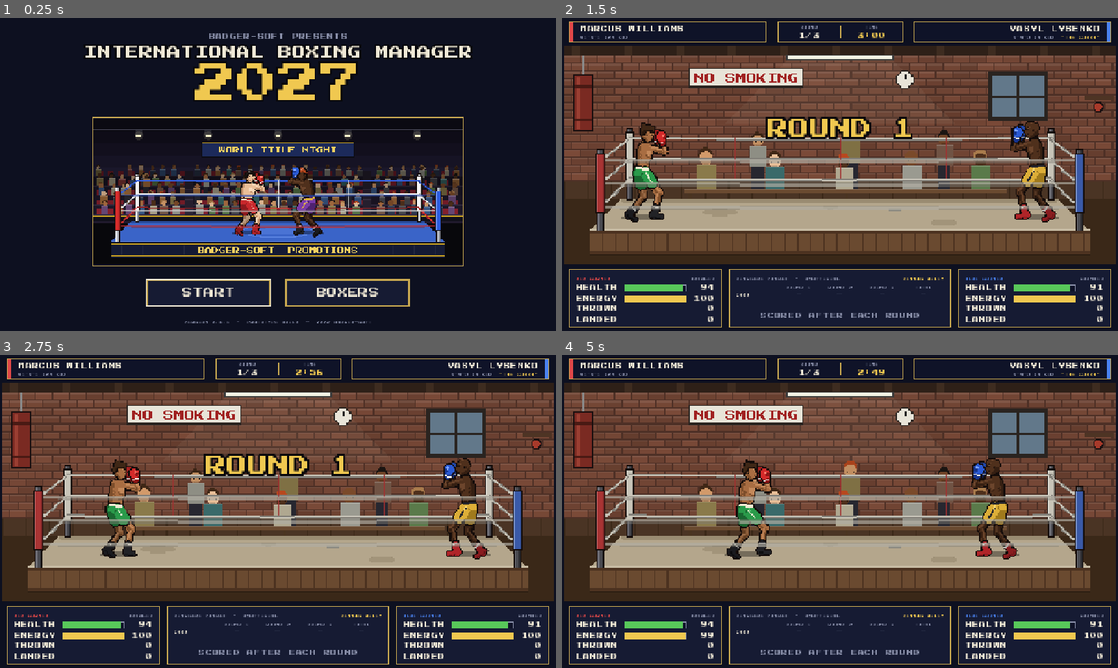
Above: before the commit, frames 1-4 (two rows, left to right).
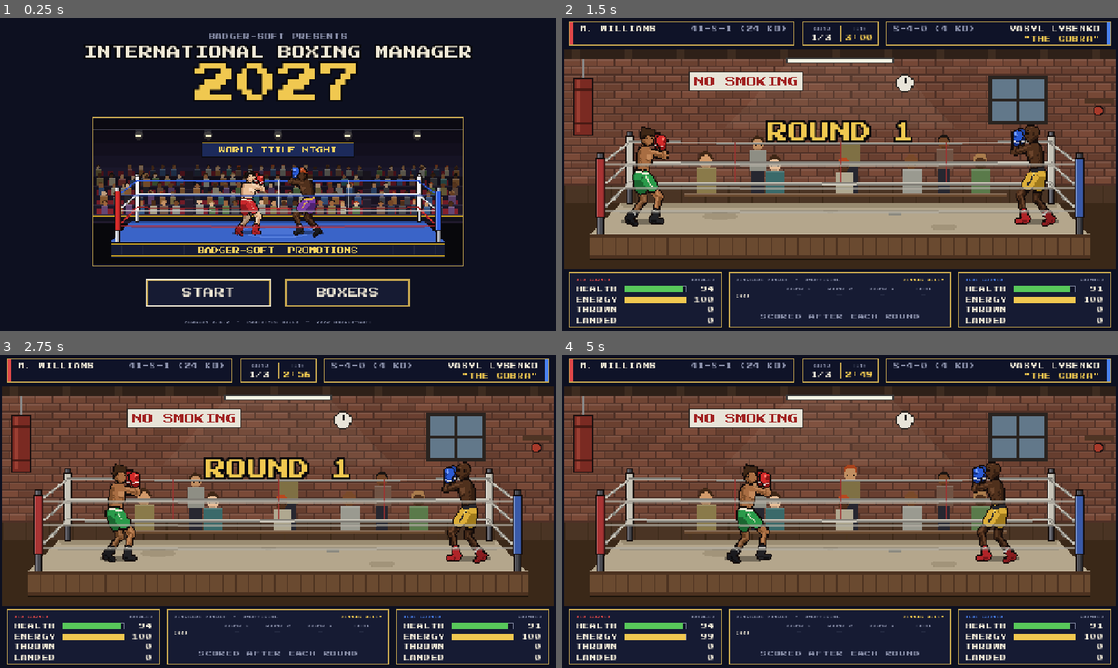
Above: after the commit, the same moments.

Repository: badgersoft/IBM27
Game: Godot game, scene res://scenes/main_menu.tscn
The game is run twice, just before and just after one commit, with the same random seed, the same clock (stepped at 60 frames per second) and the same inputs.
Inputs (mouse positions are in pixels of both pictures, inside the frame that each line leads up to):
- Up to frame 1 (0.25 s): no input
- Up to frame 2 (1.5 s): click "START" at 0.5 s; tap Enter (ui_accept) at 1.25 s; move the mouse to (840, 155) at 1.27 s; click (840, 155) at 1.42 s
- Up to frame 3 (2.75 s): tap Enter (ui_accept) at 1.52, 2.27 s; move the mouse to (166, 527) at 2.02 s; click (166, 527) at 2.17 s
- Up to frame 4 (5 s): move the mouse to (895, 442) at 2.77 s; click (895, 442) at 2.92 s; move the mouse to (812, 574) at 3.52 s; click (812, 574) at 3.67 s; tap Enter (ui_accept) at 3.77, 4.52 s; move the mouse to (1006, 558) at 4.27 s; click (1006, 558) at 4.42 s

The runs differ from the first frame. In frame 1, less than 0.1% of the frame differs, in the area x 40-42%, y 96-98%; in frame 2, 34%, in the area x 0-100%, y 1-98%; in frame 3, 34%; in frame 4, 34%.

Commit message:
0.1.2: bigger name plates, winner billed with nickname
- Name plates 520 x 56: name and record on the top line, nickname under
  the name, all 16 px; long names shortened to an initial and surname.
- Score bug narrowed to 176 x 56 and the panels under the ring trimmed to
  128 px to make room; spacing re-measured so text sits evenly.
- The winner is announced as FIRST "NICKNAME" LAST.
- Version 0.1.2 and changelog entry.

Co-Authored-By: Claude Opus 5.5 <noreply@anthropic.com>
Claude-Session: https://claude.ai/code/session_01PF6KKrB4uHprcLjw7ppdzy

Diff:
--- a/project.godot
+++ b/project.godot
@@ -12,7 +12,7 @@
 
 config/name="International Boxing Manager 2027"
 config/description="An ode to 1985's Barry McGuigan World Championship Boxing. By Badger-soft."
-config/version="0.1.1"
+config/version="0.1.2"
 run/main_scene="res://scenes/main_menu.tscn"
 config/features=PackedStringArray("4.7", "GL Compatibility")
 boot_splash/bg_color=Color(0.051, 0.063, 0.125, 1)
--- a/scripts/data/boxer_data.gd
+++ b/scripts/data/boxer_data.gd
@@ -69,11 +69,11 @@
 	return "%s %s" % [first_name, last_name]
 
 
-## "Barry 'The Badger' McGuigan" - or the plain name when there is no nickname.
+## 'Barry "The Badger" McGuigan' - or the plain name when there is no nickname.
 func billing_name() -> String:
 	if nickname.is_empty():
 		return display_name()
-	return "%s '%s' %s" % [first_name, nickname, last_name]
+	return "%s \"%s\" %s" % [first_name, nickname, last_name]
 
 
 ## "Belfast, GBR"
--- a/scripts/ui/fight_screen.gd
+++ b/scripts/ui/fight_screen.gd
@@ -6,16 +6,16 @@
 ##
 ## Layout (1280 x 720 design frame, 8 px margins between every block):
 ##
-##   y   8 - 56   [ RED NAMEPLATE ]   [ SCORE BUG ]   [ BLUE NAMEPLATE ]
-##   y  64 - 568  [                 ARENA (424 x 168 x3)               ]
-##   y 576 - 712  [ RED PANEL ]      [ SCORECARD ]      [ BLUE PANEL ]
+##   y   8 - 64   [ RED NAMEPLATE ] [ SCORE BUG ] [ BLUE NAMEPLATE ]
+##   y  72 - 576  [                ARENA (424 x 168 x3)              ]
+##   y 584 - 712  [ RED PANEL ]     [ SCORECARD ]     [ BLUE PANEL ]
 ##
 ## This script only wires things together. The fight itself is FightSim, the
 ## ring and boxers are ArenaView, and each panel is its own small widget.
 
 const FRAME_SIZE := Vector2(1280, 720)
 const ARENA_SCALE := 3
-const ARENA_POS := Vector2(4, 64)
+const ARENA_POS := Vector2(4, 72)
 const MARGIN := 8
 const INTRO_AUTO_START := 12.0   ## Seconds before the fight starts by itself.
 const RESULT_DELAY := 3.0        ## Seconds after the final bell before the verdict.
--- a/scripts/ui/fighter_panel.gd
+++ b/scripts/ui/fighter_panel.gd
@@ -1,6 +1,6 @@
 class_name FighterPanel
 extends Control
-## Live condition and punch stats for one boxer (352 x 136).
+## Live condition and punch stats for one boxer (352 x 128).
 ##
 ##   RED CORNER                      BOXER
 ##   HEALTH   [##########      ]      87
@@ -11,13 +11,13 @@
 ## Column positions are constants so both panels line up exactly.
 
 const W := 352
-const H := 136
+const H := 128
 const PAD := 16
 const LABEL_W := 112
 const BAR_W := 144
 const BAR_H := 16
 const VALUE_W := 64
-const FIRST_ROW_Y := 32
+const FIRST_ROW_Y := 27
 
 var _health_bar: ProgressBar
 var _energy_bar: ProgressBar
@@ -33,8 +33,8 @@
 	var corner_name := "RED CORNER" if corner == 0 else "BLUE CORNER"
 	var title := UiTheme.label(corner_name, UiTheme.CAPTION, Palette.corner_color(corner))
 	var style := UiTheme.label(boxer.style_name().to_upper(), UiTheme.CAPTION, Palette.UI_TEXT_DIM, HORIZONTAL_ALIGNMENT_RIGHT)
-	add_child(UiTheme.place(title, PAD, 12, W / 2.0 - PAD, 12))
-	add_child(UiTheme.place(style, W / 2.0, 12, W / 2.0 - PAD, 12))
+	add_child(UiTheme.place(title, PAD, 7, W / 2.0 - PAD, 12))
+	add_child(UiTheme.place(style, W / 2.0, 7, W / 2.0 - PAD, 12))
 
 	var rows := ["HEALTH", "ENERGY", "THROWN", "LANDED"]
 	for i in rows.size():
--- a/scripts/ui/nameplate.gd
+++ b/scripts/ui/nameplate.gd
@@ -1,17 +1,25 @@
 class_name Nameplate
 extends Control
-## Boxer name plate shown above the ring (456 x 48).
+## Boxer name plate shown above the ring (520 x 56).
 ##
-##   |#| MARCUS JOHNSON                          <- name, BODY size
-##   |#| "THE HAMMER"   22-3-1 (14 KO)           <- caption size
+##   |#| MARCUS JOHNSON                    22-3-1 (14 KO)   <- name, record
+##   |#| "THE HAMMER"                                       <- nickname
 ##
-## The red corner's plate reads from the left with its colour stripe on the
-## left; the blue corner's plate is the mirror image.
+## Everything is 16 px text. The name and nickname sit nearest the colour
+## stripe; the record is at the far end of the top line. The red corner's
+## plate reads from the left with its stripe on the left; the blue corner's
+## plate is the mirror image. A name too long to share the line with the
+## record is shortened to an initial and surname ("T. WASHINGTON").
+##
+## Rows (measured on screen): 8 px border-to-name, 8 px name-to-nickname and
+## 8 px nickname-to-border. The label tops below include the font's leading.
 
-const W := 456
-const H := 48
+const W := 520
+const H := 56
 const STRIPE := 8
 const PAD := 16
+const NAME_Y := 6
+const NICK_Y := 28
 
 
 func setup(boxer: BoxerData, corner: int) -> void:
@@ -25,28 +33,22 @@
 
 	var text_x := 2 + STRIPE + PAD if left_side else PAD
 	var text_w := W - (2 + STRIPE + PAD) - PAD
-	var align := HORIZONTAL_ALIGNMENT_LEFT if left_side else HORIZONTAL_ALIGNMENT_RIGHT
+	var near := HORIZONTAL_ALIGNMENT_LEFT if left_side else HORIZONTAL_ALIGNMENT_RIGHT
+	var far := HORIZONTAL_ALIGNMENT_RIGHT if left_side else HORIZONTAL_ALIGNMENT_LEFT
 
-	var name_label := UiTheme.label(boxer.display_name().to_upper(), UiTheme.BODY, Palette.UI_TEXT, align)
-	UiTheme.fit(name_label, text_w)
-	add_child(UiTheme.place(name_label, text_x, 6, text_w, 24))
+	var record_text := boxer.record_with_kos()
+	var record := UiTheme.label(record_text, UiTheme.BODY, Palette.UI_TEXT_DIM, far)
+	add_child(UiTheme.place(record, text_x, NAME_Y, text_w, UiTheme.ROW_H))
 
-	var line := HBoxContainer.new()
-	line.add_theme_constant_override("separation", UiTheme.GAP)
-	line.alignment = BoxContainer.ALIGNMENT_BEGIN if left_side else BoxContainer.ALIGNMENT_END
-	line.mouse_filter = Control.MOUSE_FILTER_IGNORE
-	add_child(UiTheme.place(line, text_x, 30, text_w, 12))
-	var nick := UiTheme.label("", UiTheme.CAPTION, Palette.UI_GOLD)
-	var record := UiTheme.label(boxer.record_with_kos(), UiTheme.CAPTION, Palette.UI_TEXT_DIM)
-	nick.clip_text = false
-	record.clip_text = false
+	var name_w := text_w - record_text.length() * UiTheme.CHAR_W - UiTheme.GAP
+	var name_text := boxer.display_name().to_upper()
+	if name_text.length() * UiTheme.CHAR_W > name_w:
+		name_text = "%s. %s" % [boxer.first_name.substr(0, 1).to_upper(), boxer.last_name.to_upper()]
+	var name_label := UiTheme.label(name_text, UiTheme.BODY, Palette.UI_TEXT, near)
+	UiTheme.fit(name_label, name_w)
+	var name_x := text_x if left_side else text_x + text_w - name_w
+	add_child(UiTheme.place(name_label, name_x, NAME_Y, name_w, UiTheme.ROW_H))
+
 	if not boxer.nickname.is_empty():
-		nick.text = "\"%s\"" % boxer.nickname.to_upper()
-	# Keep the nickname nearest the stripe on both plates.
-	if left_side:
-		line.add_child(nick)
-		line.add_child(record)
-	else:
-		line.add_child(record)
-		line.add_child(nick)
-	nick.visible = not nick.text.is_empty()
+		var nick := UiTheme.label("\"%s\"" % boxer.nickname.to_upper(), UiTheme.BODY, Palette.UI_GOLD, near)
+		add_child(UiTheme.place(nick, text_x, NICK_Y, text_w, UiTheme.ROW_H))
--- a/scripts/ui/result_band.gd
+++ b/scripts/ui/result_band.gd
@@ -16,7 +16,8 @@
 ##
 ## The top line is the announcer's lead-in and the bigger line under it the
 ## payoff: each judge's name, then his score, then "AND THE WINNER, BY ...
-## DECISION..." and the name. As each judge is read out his row of the
+## DECISION..." and the name, billed with any nickname between first name
+## and surname (JAKE "MAMMOTH" HARRIS!). As each judge is read out his row of the
 ## official scorecard under the ring is filled in (judge_revealed).
 ## A stoppage gets to the name quickly. Tap, click or Space skips to the end.
 
@@ -156,7 +157,7 @@
 	if winner >= 0:
 		var kind := {"UD": "UNANIMOUS", "SD": "SPLIT", "MD": "MAJORITY"}[result["method"]] as String
 		lead_in = "AND THE WINNER, BY %s DECISION..." % kind
-		verdict = "%s!" % boxers[winner].display_name().to_upper()
+		verdict = "%s!" % boxers[winner].billing_name().to_upper()
 		colour = Palette.corner_color(winner)
 	_at(verdict_at, _say.bind(lead_in, "", Palette.UI_TEXT))
 	_at(verdict_at + WINNER_PAUSE, _announce.bind(lead_in, verdict, colour))
@@ -171,7 +172,7 @@
 	var lead_in := "AND THE WINNER, BY %s IN ROUND %d AT %s..." % [how, result["round"], result["time"]]
 	_at(STOPPAGE_VERDICT_AT, _say.bind(lead_in, "", Palette.UI_TEXT))
 	var name_at := STOPPAGE_VERDICT_AT + WINNER_PAUSE
-	_at(name_at, _announce.bind(lead_in, "%s!" % boxers[winner].display_name().to_upper(), Palette.corner_color(winner)))
+	_at(name_at, _announce.bind(lead_in, "%s!" % boxers[winner].billing_name().to_upper(), Palette.corner_color(winner)))
 	_at(name_at + BUTTONS_AFTER, _show_buttons)
 
 
--- a/scripts/ui/score_bug.gd
+++ b/scripts/ui/score_bug.gd
@@ -1,24 +1,24 @@
 class_name ScoreBug
 extends Control
-## TV-style score bug showing the round and the fight clock (288 x 48).
+## TV-style score bug showing the round and the fight clock (176 x 56).
 ##
-##   +-----------------+-----------------+
-##   |      ROUND      |      TIME       |   <- captions, 8 px
-##   |       1/3       |      2:47       |   <- values, 16 px
-##   +-----------------+-----------------+
+##   +----------+----------+
+##   |  ROUND   |   TIME   |   <- captions, 8 px
+##   |   1/3    |   2:47   |   <- values, 16 px
+##   +----------+----------+
 ##
-## Kept deliberately sparse: two cells, two sizes of text, 8 px of air between
-## the border, the caption, the value and the border again.
+## Kept deliberately sparse: two cells, two sizes of text, with even air
+## between the border, the caption, the value and the border again.
 
-const W := 288
-const H := 48
+const W := 176
+const H := 56
 const HALF := W / 2
 ## Label tops, chosen (and measured on screen) so the visible letters sit with
-## equal space around them: 8 px border-to-caption, 7 px caption-to-value,
-## 8 px value-to-border. Label boxes include the font's internal leading, which
-## is why these are not simply 8 and 24.
-const CAPTION_Y := 3
-const VALUE_Y := 21
+## even space around them: 11 px border-to-caption, 9 px caption-to-value,
+## 11 px value-to-border. Label boxes include the font's internal leading,
+## which is why these are not simply 13 and 29.
+const CAPTION_Y := 6
+const VALUE_Y := 26
 
 var _round: Label
 var _time: Label
--- a/scripts/ui/scorecard.gd
+++ b/scripts/ui/scorecard.gd
@@ -1,6 +1,6 @@
 class_name Scorecard
 extends Control
-## The panel under the ring (512 x 136). It has three faces:
+## The panel under the ring (512 x 128). It has three faces:
 ##
 ## TODAY'S JUDGES (before the first bell) - who is judging and how fair they are:
 ##   TODAY'S JUDGES
@@ -22,11 +22,11 @@
 enum Mode { JUDGES, PUNDIT, OFFICIAL }
 
 const W := 512
-const H := 136
+const H := 128
 const PAD := 16
 const COL_W := 96                 # Score columns are all the same width.
-const HEADER_Y := 32
-const FIRST_ROW_Y := 48
+const HEADER_Y := 27
+const FIRST_ROW_Y := 43
 ## "Today's judges" columns: name, country, fairness band. Only the band
 ## (FAIR / SO-SO / WILD) is shown - the number behind it stays hidden.
 const JUDGE_NAME_W := 256
@@ -69,7 +69,7 @@
 	var face: Control = _faces[Mode.JUDGES]
 	for child in face.get_children():
 		child.queue_free()
-	face.add_child(UiTheme.place(UiTheme.label("TODAY'S JUDGES", UiTheme.CAPTION, Palette.UI_GOLD), PAD, 12, 240, UiTheme.CAPTION))
+	face.add_child(UiTheme.place(UiTheme.label("TODAY'S JUDGES", UiTheme.CAPTION, Palette.UI_GOLD), PAD, 7, 240, UiTheme.CAPTION))
 	face.add_child(UiTheme.place(UiTheme.label("JUDGE", UiTheme.CAPTION, Palette.UI_TEXT_DIM), PAD, HEADER_Y, JUDGE_NAME_W, UiTheme.CAPTION))
 	face.add_child(UiTheme.place(UiTheme.label("FROM", UiTheme.CAPTION, Palette.UI_TEXT_DIM, HORIZONTAL_ALIGNMENT_CENTER), COUNTRY_X, HEADER_Y, COUNTRY_W, UiTheme.CAPTION))
 	face.add_child(UiTheme.place(UiTheme.label("FAIRNESS", UiTheme.CAPTION, Palette.UI_TEXT_DIM, HORIZONTAL_ALIGNMENT_CENTER), FAIR_X, HEADER_Y, FAIR_W, UiTheme.CAPTION))
@@ -128,23 +128,23 @@
 
 
 func _build_pundit(face: Control) -> void:
-	face.add_child(UiTheme.place(UiTheme.label("RINGSIDE PUNDIT  -  UNOFFICIAL", UiTheme.CAPTION, Palette.UI_TEXT_DIM), PAD, 12, 288, UiTheme.CAPTION))
+	face.add_child(UiTheme.place(UiTheme.label("RINGSIDE PUNDIT  -  UNOFFICIAL", UiTheme.CAPTION, Palette.UI_TEXT_DIM), PAD, 7, 288, UiTheme.CAPTION))
 	_pundit_name = UiTheme.label("", UiTheme.CAPTION, Palette.UI_GOLD, HORIZONTAL_ALIGNMENT_RIGHT)
-	face.add_child(UiTheme.place(_pundit_name, W - PAD - 192, 12, 192, UiTheme.CAPTION))
+	face.add_child(UiTheme.place(_pundit_name, W - PAD - 192, 7, 192, UiTheme.CAPTION))
 	_round_headers(face)
 	face.add_child(UiTheme.place(UiTheme.label("CARD", UiTheme.CAPTION), PAD, FIRST_ROW_Y, COL_W, UiTheme.ROW_H))
 	_pundit_cells = _score_row(face, FIRST_ROW_Y)
-	face.add_child(UiTheme.block(Color(Palette.UI_TEXT_DIM, 0.4), PAD, 84, W - PAD * 2, 1))
+	face.add_child(UiTheme.block(Color(Palette.UI_TEXT_DIM, 0.4), PAD, 79, W - PAD * 2, 1))
 	_verdict = UiTheme.label("", UiTheme.BODY, Palette.UI_TEXT, HORIZONTAL_ALIGNMENT_CENTER)
-	face.add_child(UiTheme.place(_verdict, PAD, 96, W - PAD * 2, UiTheme.ROW_H))
+	face.add_child(UiTheme.place(_verdict, PAD, 91, W - PAD * 2, UiTheme.ROW_H))
 
 
 func _build_official(face: Control) -> void:
-	face.add_child(UiTheme.place(UiTheme.label("OFFICIAL SCORECARDS", UiTheme.CAPTION, Palette.UI_GOLD), PAD, 12, 240, UiTheme.CAPTION))
+	face.add_child(UiTheme.place(UiTheme.label("OFFICIAL SCORECARDS", UiTheme.CAPTION, Palette.UI_GOLD), PAD, 7, 240, UiTheme.CAPTION))
 	var blue_key := UiTheme.label("BLUE", UiTheme.CAPTION, Palette.UI_BLUE, HORIZONTAL_ALIGNMENT_RIGHT)
 	var red_key := UiTheme.label("RED", UiTheme.CAPTION, Palette.UI_RED, HORIZONTAL_ALIGNMENT_RIGHT)
-	face.add_child(UiTheme.place(blue_key, W - PAD - 32, 12, 32, UiTheme.CAPTION))
-	face.add_child(UiTheme.place(red_key, W - PAD - 32 - 8 - 24, 12, 24, UiTheme.CAPTION))
+	face.add_child(UiTheme.place(blue_key, W - PAD - 32, 7, 32, UiTheme.CAPTION))
+	face.add_child(UiTheme.place(red_key, W - PAD - 32 - 8 - 24, 7, 24, UiTheme.CAPTION))
 	_round_headers(face)
 	for j in 3:
 		var y := FIRST_ROW_Y + j * UiTheme.ROW_H
Binary file changed: docs/screenshots/fight_grand_arena.png
Binary file changed: docs/screenshots/result_knockout.png
Binary file changed: docs/screenshots/tale_of_the_tape.png
Not shown, changed: CHANGELOG.md
